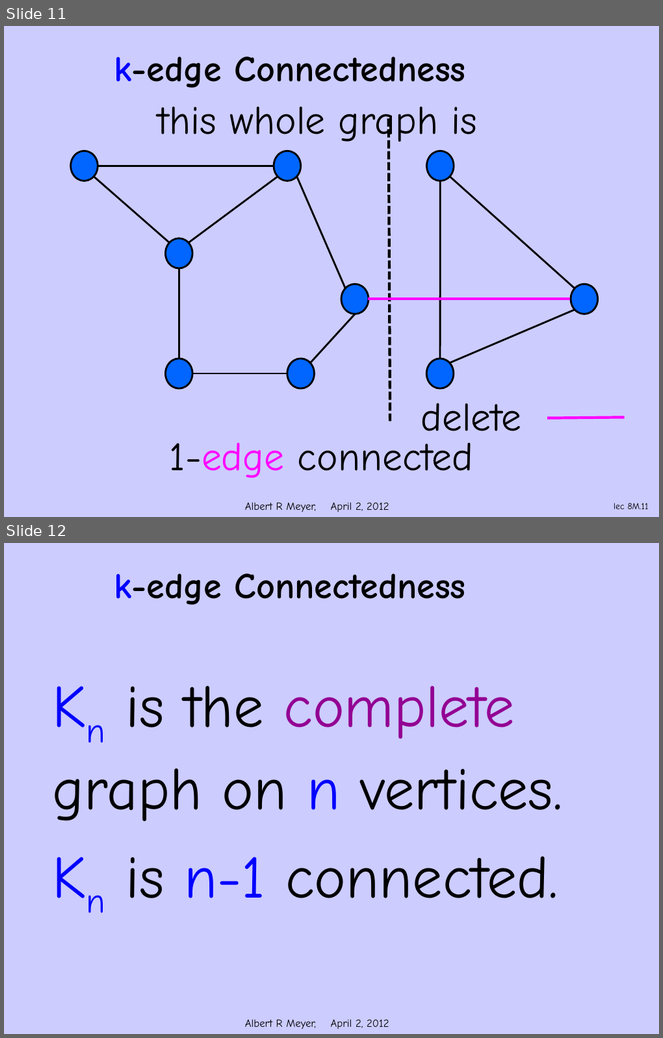
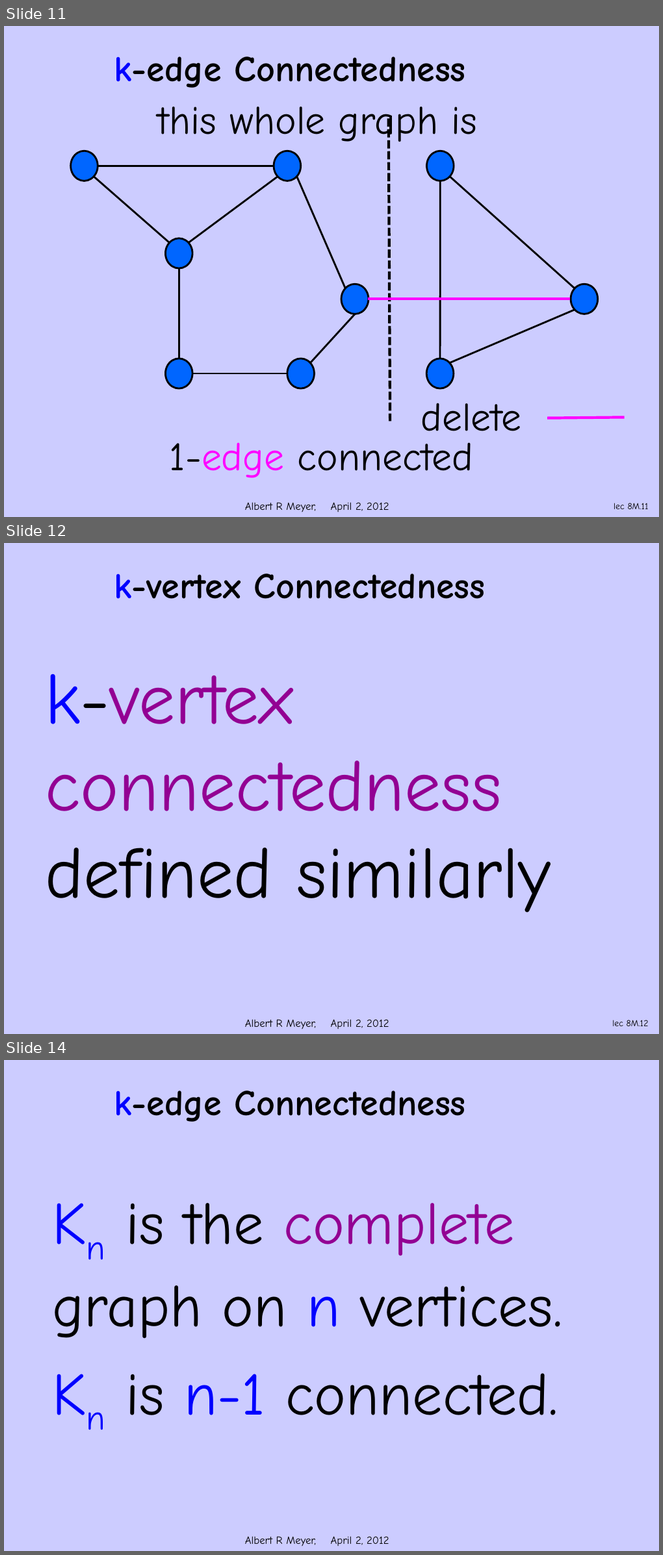
Before and after one commit to armeyer/mcs_web, a slide deck: spring12/slidesS12/simple-k-connect.pptx. Shown one above the other, each under a label of ours: slides 11 and 12 before the commit, slides 11, 12 and 14 after it; the slides between them are not shown. The pictures are 663x1038 and 663x1555 pixels, drawn with LibreOffice and Linux fonts; fonts in the diff are those of the drawing; background and template pictures are left out. Boxes give left, top, right and bottom in pixels: in the first picture for what was removed or moved away, otherwise in the second. Text is boxed around its words. In the diff, an @@ line names an element or a change of style, - is before the commit and + after.

```diff
--- a/spring12/slidesS12/simple-k-connect.pptx
+++ b/spring12/slidesS12/simple-k-connect.pptx
@@ slide 12 added at (x1=4, y1=543, x2=659, y2=1034), background #CCCCFF; not listed: 1 template element that a slide beside it also shows @@
@@ title added at (x1=114, y1=574, x2=485, y2=599), 40 pt, text #000000, bold @@
+k-vertex Connectedness
@@ text added at (x1=46, y1=674, x2=551, y2=913), 80 pt, text #930093 @@
+k-vertex
+connectedness
+defined similarly
@@ page number added at (x1=612, y1=1020, x2=649, y2=1027), 10 pt, text #000000 @@
+lec 8M.12
@@ what was slide 12 is now slide 14 @@
```
Also in this commit, not shown: 1 slide changed, 1 other slide added.
